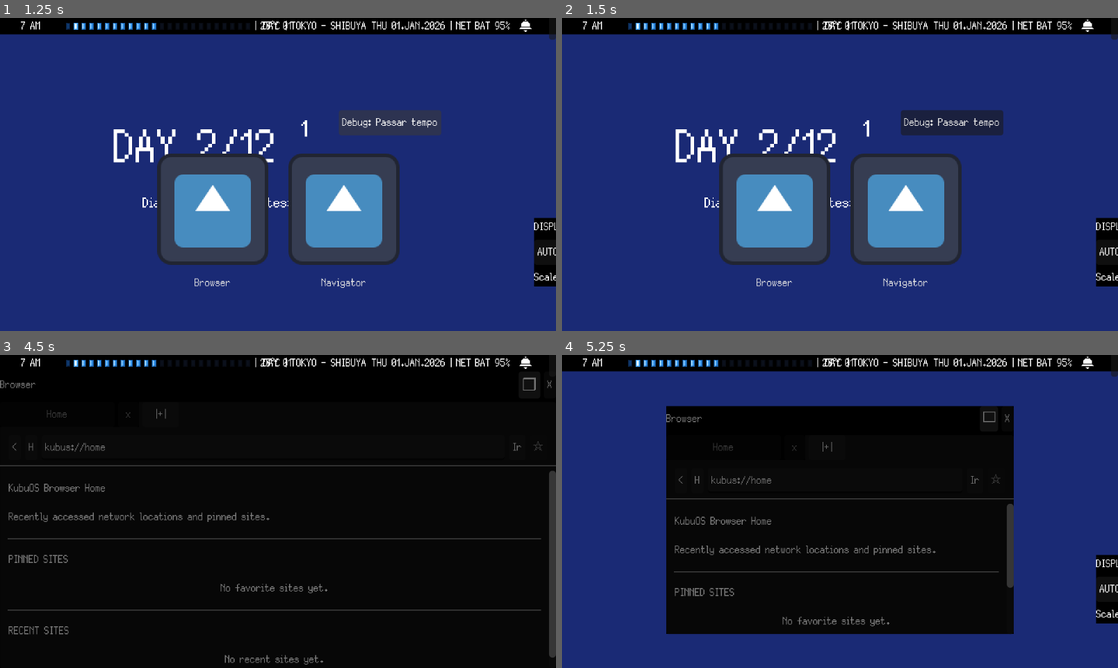
Above: before the commit, frames 1-4 (two rows, left to right).
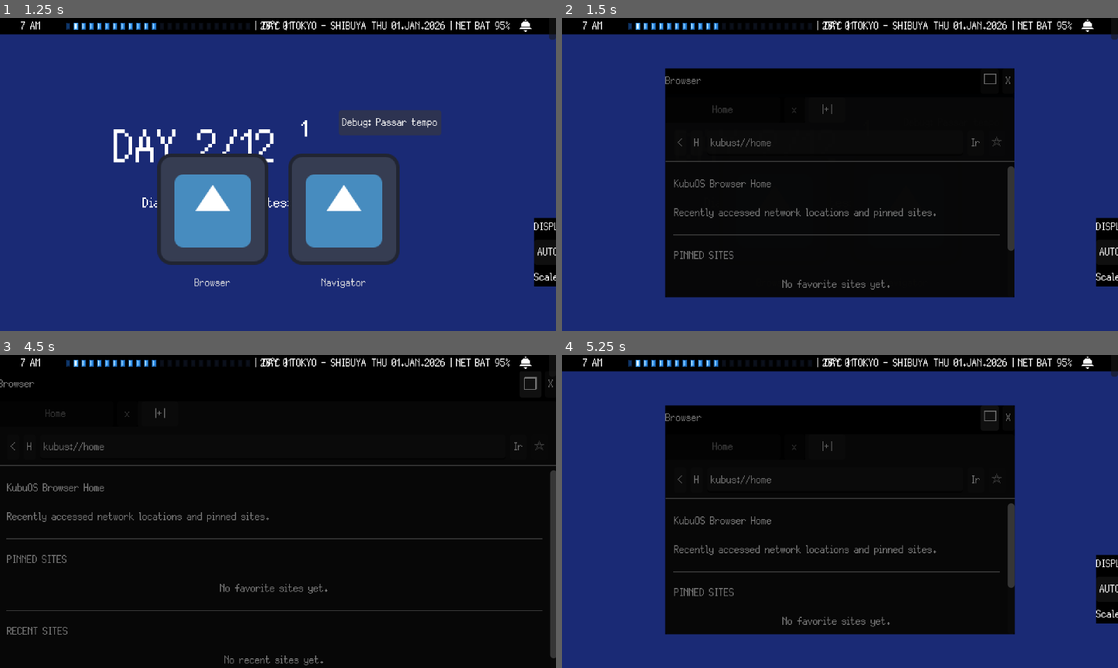
Above: after the commit, the same moments.

Repository: GYU-GAZE/NULL-NETWORK
Game: Godot game, scene res://core/main.tscn
The game is run twice, just before and just after one commit, with the same random seed, the same clock (stepped at 60 frames per second) and the same inputs. The engine's default icon, where the game draws it, is replaced by a stand-in: a white triangle on a blue panel in a dark square.
Inputs:
- Up to frame 1 (1.25 s): click "Debug: Passar tempo" at 0.5 s
- Up to frame 2 (1.5 s): click "Browser" at 1.25 s
- Up to frame 3 (4.5 s): click "X" at 2 s; click "Navigator" at 2.75 s; click "AUTO" at 3.5 s; click "□" at 4.25 s
- Up to frame 4 (5.25 s): click "❐" at 5 s

Frame 1 is identical in both runs. In frame 2, 46% of the frame differs, in the area x 18-82%, y 16-90%; in frame 3, 3.0%; in frame 4, 2.3%.

Commit message:
Restore configurable window scale tweens

Diff:
--- a/systems/window_manager/window_base.gd
+++ b/systems/window_manager/window_base.gd
@@ -18,7 +18,14 @@
 	BOTTOM_RIGHT
 }
 
+@export_category("Window Animation")
 @export var tween_duration: float = 0.25
+@export var opening_scale: Vector2 = Vector2(0.8, 0.8)
+@export var focus_scale: Vector2 = Vector2(1.02, 1.02)
+@export var closing_scale: Vector2 = Vector2(0.8, 0.8)
+@export var focus_pulse_duration: float = 0.1
+
+@export_category("Resize")
 @export var border_size: float = 8.0
 
 @export_category("Window Buttons")
@@ -44,6 +51,9 @@
 var is_maximized: bool = false
 var restore_position: Vector2 = Vector2.ZERO
 var restore_size: Vector2 = Vector2.ZERO
+
+var _animation_tween: Tween
+var _is_closing: bool = false
 
 @onready var title_label: Label = %TitleLabel
 @onready var close_button: Button = %CloseButton
@@ -55,18 +65,17 @@
 
 func _ready() -> void:
 	anchors_preset = Control.PRESET_TOP_LEFT
-	modulate.a = 0.0
-
-	var tween: Tween = create_tween().set_trans(Tween.TRANS_SINE).set_ease(Tween.EASE_OUT)
-	tween.tween_property(self, "modulate:a", 1.0, tween_duration)
 
 	close_button.pressed.connect(close)
 	maximize_button.pressed.connect(toggle_maximized)
-
 	top_bar.gui_input.connect(_on_top_bar_gui_input)
 	resize_border.gui_input.connect(_on_resize_border_gui_input)
 
+	if not resized.is_connected(_refresh_pivot_offset):
+		resized.connect(_refresh_pivot_offset)
+
 	_refresh_maximize_button()
+	call_deferred("play_open_animation")
 
 
 func setup(
@@ -94,7 +103,27 @@
 	resize_border.mouse_filter = Control.MOUSE_FILTER_IGNORE
 	resize_border.border_size = border_size
 
+	_refresh_pivot_offset()
 	_refresh_maximize_button()
+
+
+func play_open_animation() -> void:
+	if _is_closing:
+		return
+
+	_kill_animation_tween()
+	_refresh_pivot_offset()
+
+	scale = opening_scale
+	modulate = Color(1.0, 1.0, 1.0, 0.0)
+
+	_animation_tween = create_tween().set_parallel(true)
+	_animation_tween.tween_property(self, "scale", Vector2.ONE, tween_duration) \
+		.set_trans(Tween.TRANS_BACK) \
+		.set_ease(Tween.EASE_OUT)
+	_animation_tween.tween_property(self, "modulate:a", 1.0, tween_duration) \
+		.set_trans(Tween.TRANS_SINE) \
+		.set_ease(Tween.EASE_OUT)
 
 
 func _gui_input(event: InputEvent) -> void:
@@ -184,6 +213,7 @@
 
 	position = KubuOSMetrics.snap_vector(_get_maximized_position())
 	size = KubuOSMetrics.snap_vector(_get_maximized_size())
+	_refresh_pivot_offset()
 
 
 func _get_maximized_position() -> Vector2:
@@ -279,21 +309,46 @@
 
 
 func pulse() -> void:
-	var tween: Tween = create_tween().set_trans(Tween.TRANS_SINE).set_ease(Tween.EASE_OUT)
-	tween.tween_property(self, "modulate", Color(1.15, 1.15, 1.15, modulate.a), 0.08)
-	tween.tween_property(self, "modulate", Color(1.0, 1.0, 1.0, modulate.a), 0.12)
+	if _is_closing:
+		return
+
+	_kill_animation_tween()
+	_refresh_pivot_offset()
+
+	if not scale.is_equal_approx(Vector2.ONE):
+		scale = Vector2.ONE
+
+	_animation_tween = create_tween()
+	_animation_tween.tween_property(self, "scale", focus_scale, focus_pulse_duration) \
+		.set_trans(Tween.TRANS_SINE) \
+		.set_ease(Tween.EASE_OUT)
+	_animation_tween.tween_property(self, "scale", Vector2.ONE, focus_pulse_duration) \
+		.set_trans(Tween.TRANS_SINE) \
+		.set_ease(Tween.EASE_IN)
 
 
 func close() -> void:
+	if _is_closing:
+		return
+
+	_is_closing = true
 	close_button.disabled = true
 	maximize_button.disabled = true
 	is_dragging = false
 	is_resizing = false
 	resize_border.force_capture = false
 
-	var tween: Tween = create_tween().set_trans(Tween.TRANS_SINE).set_ease(Tween.EASE_IN)
-	tween.tween_property(self, "modulate:a", 0.0, tween_duration)
-	tween.tween_callback(window_closed.emit)
+	_kill_animation_tween()
+	_refresh_pivot_offset()
+
+	_animation_tween = create_tween().set_parallel(true)
+	_animation_tween.tween_property(self, "scale", closing_scale, tween_duration) \
+		.set_trans(Tween.TRANS_BACK) \
+		.set_ease(Tween.EASE_IN)
+	_animation_tween.tween_property(self, "modulate:a", 0.0, tween_duration) \
+		.set_trans(Tween.TRANS_SINE) \
+		.set_ease(Tween.EASE_IN)
+	_animation_tween.chain().tween_callback(window_closed.emit)
 
 
 func _input(event: InputEvent) -> void:
@@ -345,80 +400,32 @@
 
 	match resize_mode:
 		ResizeMode.RIGHT:
-			new_right = clamp(
-				start_right + delta.x,
-				start_left + min_width,
-				work_right
-			)
+			new_right = clamp(start_right + delta.x, start_left + min_width, work_right)
 
 		ResizeMode.BOTTOM:
-			new_bottom = clamp(
-				start_bottom + delta.y,
-				start_top + min_height,
-				work_bottom
-			)
+			new_bottom = clamp(start_bottom + delta.y, start_top + min_height, work_bottom)
 
 		ResizeMode.BOTTOM_RIGHT:
-			new_right = clamp(
-				start_right + delta.x,
-				start_left + min_width,
-				work_right
-			)
-			new_bottom = clamp(
-				start_bottom + delta.y,
-				start_top + min_height,
-				work_bottom
-			)
+			new_right = clamp(start_right + delta.x, start_left + min_width, work_right)
+			new_bottom = clamp(start_bottom + delta.y, start_top + min_height, work_bottom)
 
 		ResizeMode.LEFT:
-			new_left = clamp(
-				start_left + delta.x,
-				work_left,
-				start_right - min_width
-			)
+			new_left = clamp(start_left + delta.x, work_left, start_right - min_width)
 
 		ResizeMode.TOP:
-			new_top = clamp(
-				start_top + delta.y,
-				work_top,
-				start_bottom - min_height
-			)
+			new_top = clamp(start_top + delta.y, work_top, start_bottom - min_height)
 
 		ResizeMode.TOP_LEFT:
-			new_left = clamp(
-				start_left + delta.x,
-				work_left,
-				start_right - min_width
-			)
-			new_top = clamp(
-				start_top + delta.y,
-				work_top,
-				start_bottom - min_height
-			)
+			new_left = clamp(start_left + delta.x, work_left, start_right - min_width)
+			new_top = clamp(start_top + delta.y, work_top, start_bottom - min_height)
 
 		ResizeMode.TOP_RIGHT:
-			new_right = clamp(
-				start_right + delta.x,
-				start_left + min_width,
-				work_right
-			)
-			new_top = clamp(
-				start_top + delta.y,
-				work_top,
-				start_bottom - min_height
-			)
+			new_right = clamp(start_right + delta.x, start_left + min_width, work_right)
+			new_top = clamp(start_top + delta.y, work_top, start_bottom - min_height)
 
 		ResizeMode.BOTTOM_LEFT:
-			new_left = clamp(
-				start_left + delta.x,
-				work_left,
-				start_right - min_width
-			)
-			new_bottom = clamp(
-				start_bottom + delta.y,
-				start_top + min_height,
-				work_bottom
-			)
+			new_left = clamp(start_left + delta.x, work_left, start_right - min_width)
+			new_bottom = clamp(start_bottom + delta.y, start_top + min_height, work_bottom)
 
 	position = KubuOSMetrics.snap_vector(Vector2(new_left, new_top))
 	size = KubuOSMetrics.snap_vector(Vector2(
@@ -445,3 +452,14 @@
 		return Rect2(Vector2.ZERO, parent_control.size)
 
 	return Rect2(Vector2.ZERO, get_viewport_rect().size)
+
+
+func _refresh_pivot_offset() -> void:
+	pivot_offset = size * 0.5
+
+
+func _kill_animation_tween() -> void:
+	if _animation_tween != null and _animation_tween.is_valid():
+		_animation_tween.kill()
+
+	_animation_tween = null
